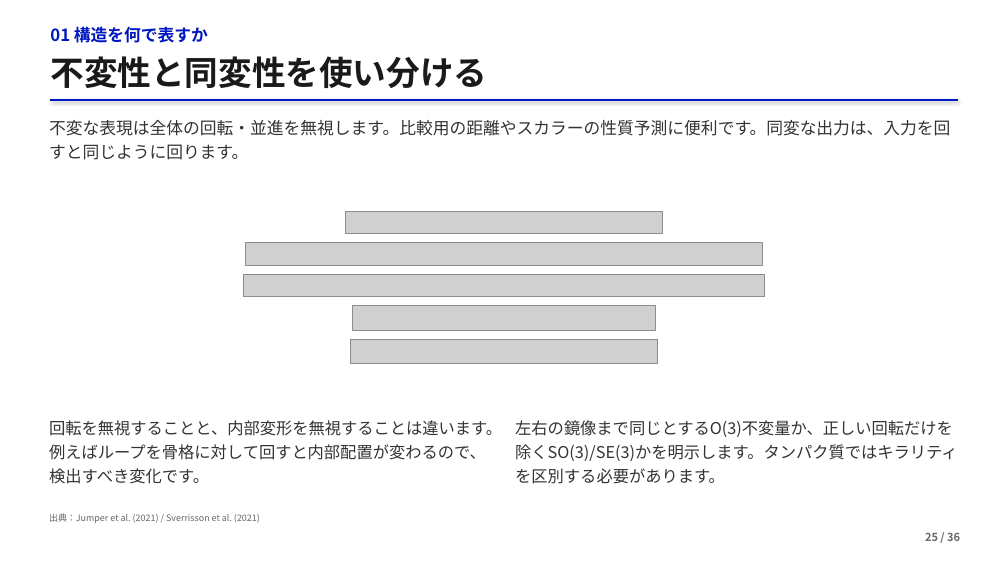
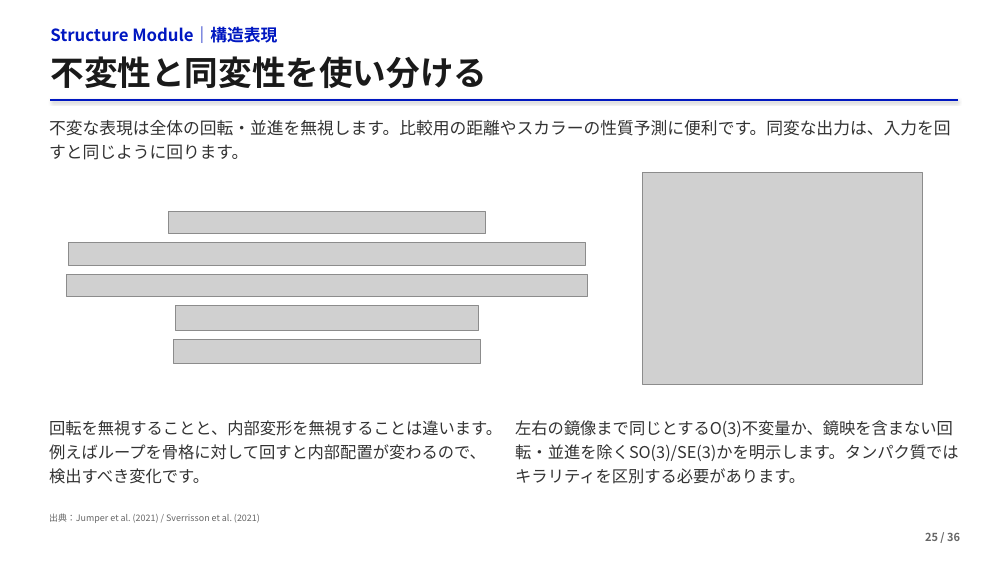
Before and after one commit to matsunagalab/lecture_bioinfo, a slide deck: slide 25 of 05_AlphaFold2による構造予測/05_AlphaFold2による構造予測.pptx. Drawn at 1008x567 pixels with LibreOffice and Linux fonts; fonts in the diff are those of the drawing; grey boxes stand for pictures. Boxes give left, top, right and bottom in pixels: in the first picture for what was removed or moved away, otherwise in the second. Text is boxed around its words. In the diff, an @@ line names an element or a change of style, - is before the commit and + after.

Commit message:
Clarify lecture 05 structure representations and improve layout

```diff
--- a/05_AlphaFold2による構造予測/05_AlphaFold2による構造予測.pptx
+++ b/05_AlphaFold2による構造予測/05_AlphaFold2による構造予測.pptx
@@ text at (50, 26, 277, 43): text changed @@
-01 構造を何で表すか
+Structure Module｜構造表現
@@ picture added at (642, 172, 923, 384) @@
@@ 5 pictures: place and size @@
-5 pictures at (243, 211, 765, 364)
+5 pictures at (67, 211, 588, 364)
@@ text at (515, 420, 958, 484): text changed @@
-左右の鏡像まで同じとするO(3)不変量か、正しい回転だけを除くSO(3)/SE(3)かを明示します。タンパク質ではキラリティを区別する必要があります。
+左右の鏡像まで同じとするO(3)不変量か、鏡映を含まない回転・並進を除くSO(3)/SE(3)かを明示します。タンパク質ではキラリティを区別する必要があります。
```
Also in this commit, not shown: 37 other slides changed, 2 other files.
